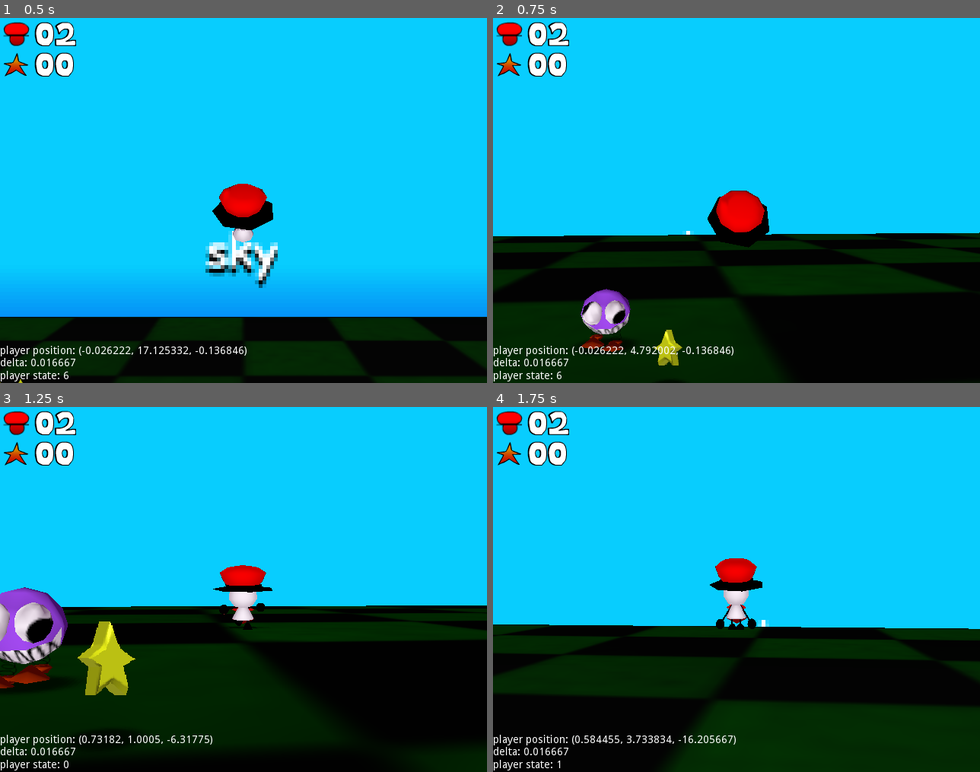
Above: before the commit, frames 1-4 (two rows, left to right).
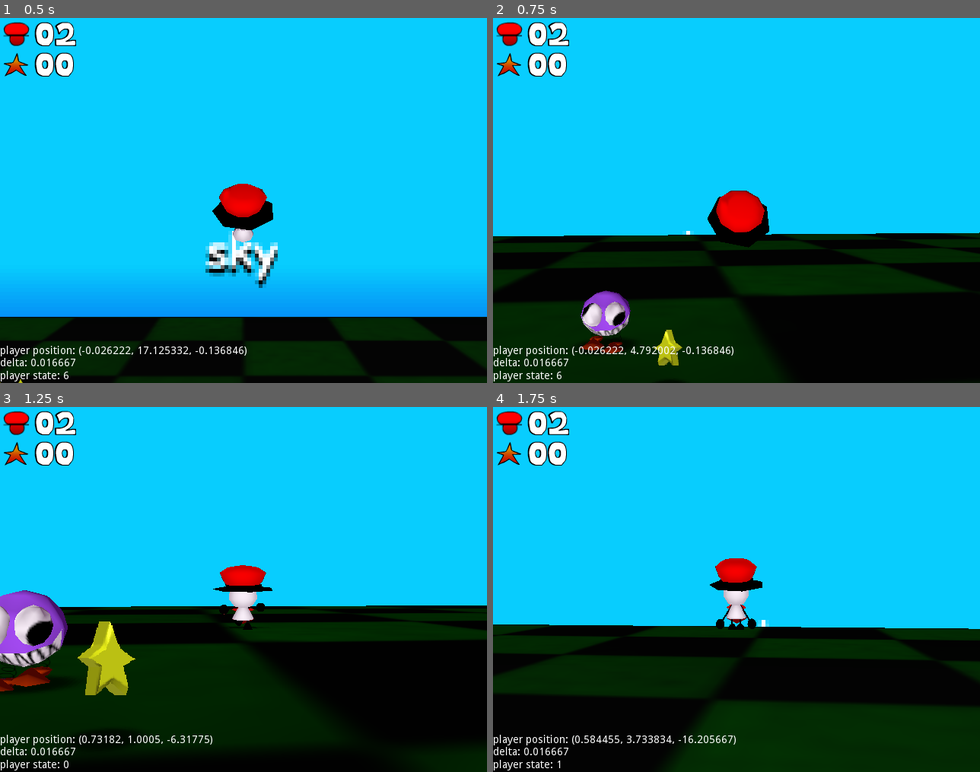
Above: after the commit, the same moments.

Repository: souperthe/Souper123-Adventure-Into-3D-LEGACY
Game: Godot game, scene res://assets/scenes/test.tscn
The game is run twice, just before and just after one commit, with the same random seed, the same clock (stepped at 60 frames per second) and the same inputs. This scene is started directly instead of the project's main scene. Sound files missing from this copy of the repository are replaced by a short silence.
Inputs (mouse positions are in pixels of both pictures, inside the frame that each line leads up to):
- Up to frame 1 (0.5 s): no input
- Up to frame 2 (0.75 s): tap Enter (ui_accept) at 0.5 s; move the mouse to (760, 200) at 0.52 s; press the mouse at (760, 200) at 0.53 s; hold W (player_up) from 0.53 s (still down)
- Up to frame 3 (1.25 s): keep holding W (player_up); tap Space (player_jump) at 0.77 s
- Up to frame 4 (1.75 s): keep holding W (player_up); move the mouse to (712, 589) at 1.27 s; release the mouse at (712, 589) at 1.28 s; right-click (712, 589) at 1.35 s; tap Space (player_jump) at 1.52 s

Frame 1 is identical in both runs. In frame 2, 0.5% of the frame differs, in the area x 17-29%, y 74-92%; in frame 3, 1.2%, in the area x 0-14%, y 49-78%; in frame 4, nothing differs.
Error in both runs: Attempt to call function 'play' in base 'null instance' on a null instance. (res://assets/scripts/test.gd:11)

Commit message:
this is the most retro game

Diff:
--- /dev/null
+++ b/3d game/assets/objects/impact.tscn
@@ -0,0 +1,26 @@
+[gd_scene load_steps=6 format=2]
+
+[ext_resource path="res://assets/scripts/sparkle.gd" type="Script" id=1]
+[ext_resource path="res://assets/images/animated/impact/impact_0002.png" type="Texture" id=2]
+[ext_resource path="res://assets/images/animated/impact/impact_0001.png" type="Texture" id=3]
+[ext_resource path="res://assets/images/animated/impact/impact_0003.png" type="Texture" id=4]
+
+[sub_resource type="SpriteFrames" id=1]
+animations = [ {
+"frames": [ ExtResource( 3 ), ExtResource( 2 ), ExtResource( 4 ) ],
+"loop": true,
+"name": "default",
+"speed": 12.0
+} ]
+
+[node name="impact" type="Spatial"]
+script = ExtResource( 1 )
+
+[node name="AnimatedSprite3D" type="AnimatedSprite3D" parent="."]
+pixel_size = 0.12
+billboard = 1
+frames = SubResource( 1 )
+frame = 2
+playing = true
+
+[connection signal="animation_finished" from="AnimatedSprite3D" to="." method="_on_AnimatedSprite3D_animation_finished"]
--- a/3d game/assets/objects/poof.tscn
+++ b/3d game/assets/objects/poof.tscn
@@ -22,20 +22,19 @@
 [sub_resource type="AudioStreamRandomPitch" id=2]
 audio_stream = ExtResource( 2 )
 
-[node name="sparkle" type="Spatial"]
+[node name="poof" type="Spatial"]
 script = ExtResource( 1 )
 
 [node name="AnimatedSprite3D" type="AnimatedSprite3D" parent="."]
 pixel_size = 0.05
 billboard = 1
 frames = SubResource( 1 )
-frame = 5
 playing = true
 
 [node name="AudioStreamPlayer3D" type="AudioStreamPlayer3D" parent="."]
 transform = Transform( 1, 0, 0, 0, 1, 0, 0, 0, 1, -0.00937271, -2.38419e-07, -0.00702453 )
 stream = SubResource( 2 )
-unit_size = 3.0
+unit_size = 25.0
 attenuation_filter_db = 0.0
 
 [connection signal="animation_finished" from="AnimatedSprite3D" to="." method="_on_AnimatedSprite3D_animation_finished"]
--- /dev/null
+++ b/3d game/assets/objects/punchsfx.tscn
@@ -0,0 +1,94 @@
+[gd_scene load_steps=14 format=2]
+
+[ext_resource path="res://assets/scripts/punchsfx.gd" type="Script" id=1]
+[ext_resource path="res://assets/sound/sfx_punch4.wav" type="AudioStream" id=2]
+[ext_resource path="res://assets/sound/sfx_punch1.wav" type="AudioStream" id=3]
+[ext_resource path="res://assets/sound/sfx_punch5.wav" type="AudioStream" id=4]
+[ext_resource path="res://assets/sound/sfx_punch2.wav" type="AudioStream" id=5]
+[ext_resource path="res://assets/sound/sfx_punch6.wav" type="AudioStream" id=6]
+[ext_resource path="res://assets/sound/sfx_punch3.wav" type="AudioStream" id=7]
+
+[sub_resource type="AudioStreamRandomPitch" id=1]
+audio_stream = ExtResource( 3 )
+
+[sub_resource type="AudioStreamRandomPitch" id=2]
+audio_stream = ExtResource( 5 )
+
+[sub_resource type="AudioStreamRandomPitch" id=3]
+audio_stream = ExtResource( 7 )
+
+[sub_resource type="AudioStreamRandomPitch" id=4]
+audio_stream = ExtResource( 2 )
+
+[sub_resource type="AudioStreamRandomPitch" id=5]
+audio_stream = ExtResource( 4 )
+
+[sub_resource type="AudioStreamRandomPitch" id=6]
+audio_stream = ExtResource( 6 )
+
+[node name="punch" type="Spatial"]
+script = ExtResource( 1 )
+
+[node name="a" type="AudioStreamPlayer3D" parent="."]
+stream = SubResource( 1 )
+attenuation_model = 1
+unit_db = -20.0
+unit_size = 50.0
+out_of_range_mode = 1
+bus = "SFX"
+attenuation_filter_cutoff_hz = 1.0
+attenuation_filter_db = 0.0
+
+[node name="b" type="AudioStreamPlayer3D" parent="."]
+stream = SubResource( 2 )
+attenuation_model = 1
+unit_db = -20.0
+unit_size = 50.0
+out_of_range_mode = 1
+bus = "SFX"
+attenuation_filter_cutoff_hz = 1.0
+attenuation_filter_db = 0.0
+
+[node name="c" type="AudioStreamPlayer3D" parent="."]
+stream = SubResource( 3 )
+attenuation_model = 1
+unit_db = -20.0
+unit_size = 50.0
+out_of_range_mode = 1
+bus = "SFX"
+attenuation_filter_cutoff_hz = 1.0
+attenuation_filter_db = 0.0
+
+[node name="d" type="AudioStreamPlayer3D" parent="."]
+stream = SubResource( 4 )
+attenuation_model = 1
+unit_db = -20.0
+unit_size = 50.0
+out_of_range_mode = 1
+bus = "SFX"
+attenuation_filter_cutoff_hz = 1.0
+attenuation_filter_db = 0.0
+
+[node name="e" type="AudioStreamPlayer3D" parent="."]
+stream = SubResource( 5 )
+attenuation_model = 1
+unit_db = -20.0
+unit_size = 50.0
+out_of_range_mode = 1
+bus = "SFX"
+attenuation_filter_cutoff_hz = 1.0
+attenuation_filter_db = 0.0
+
+[node name="f" type="AudioStreamPlayer3D" parent="."]
+stream = SubResource( 6 )
+attenuation_model = 1
+unit_db = -20.0
+unit_size = 50.0
+out_of_range_mode = 1
+bus = "SFX"
+attenuation_filter_cutoff_hz = 1.0
+attenuation_filter_db = 0.0
+
+[node name="Timer" type="Timer" parent="."]
+
+[connection signal="timeout" from="Timer" to="." method="_on_Timer_timeout"]
--- a/3d game/assets/objects/sign.tscn
+++ b/3d game/assets/objects/sign.tscn
@@ -244,7 +244,7 @@
 tracks/2/enabled = true
 tracks/2/keys = {
 "times": PoolRealArray( 0, 0.6 ),
-"transitions": PoolRealArray( 0.517633, 1 ),
+"transitions": PoolRealArray( 1.41421, 1 ),
 "update": 0,
 "values": [ -360.0, 0.0 ]
 }
--- a/3d game/assets/scenes/bob.tscn
+++ b/3d game/assets/scenes/bob.tscn
@@ -8,6 +8,7 @@
 [ext_resource path="res://assets/objects/skybox.tscn" type="PackedScene" id=6]
 [ext_resource path="res://assets/objects/sign.tscn" type="PackedScene" id=7]
 [ext_resource path="res://assets/scripts/bob.gd" type="Script" id=8]
+[ext_resource path="res://assets/objects/baddie.tscn" type="PackedScene" id=9]
 
 [node name="Spatial" type="Spatial"]
 script = ExtResource( 8 )
@@ -140,3 +141,18 @@
 transform = Transform( -1, 0, -8.74228e-08, 0, 1, 0, 8.74228e-08, 0, -1, -48, 45, -181 )
 pagestext = [ "WOAH!", "how did you find me here?", "you must be some kind of wizard!", "would you like a disc?", "i dont really care just take it" ]
 givedisc = true
+
+[node name="baddie" parent="." instance=ExtResource( 9 )]
+transform = Transform( 1, 0, 0, 0, 1, 0, 0, 0, 1, 19.2881, 1.52871, -122.097 )
+
+[node name="baddie2" parent="." instance=ExtResource( 9 )]
+transform = Transform( 1, 0, 0, 0, 1, 0, 0, 0, 1, 9.2504, -16.488, -102.339 )
+
+[node name="baddie3" parent="." instance=ExtResource( 9 )]
+transform = Transform( 1, 0, 0, 0, 1, 0, 0, 0, 1, 19.283, 3.88905, -136.813 )
+
+[node name="baddie4" parent="." instance=ExtResource( 9 )]
+transform = Transform( 1, 0, 0, 0, 1, 0, 0, 0, 1, 11.1782, 4.23729, -148.847 )
+
+[node name="baddie5" parent="." instance=ExtResource( 9 )]
+transform = Transform( 1, 0, 0, 0, 1, 0, 0, 0, 1, 24.5919, 3.9243, -152.556 )
--- a/3d game/assets/scripts/baddie.gd
+++ b/3d game/assets/scripts/baddie.gd
@@ -26,16 +26,30 @@
 	ghost.sound()
 	ghost.translation.y = self.translation.y + 1
 
+func impact():
+	var whiteflash = preload("res://assets/objects/impact.tscn")
+	var ghost: Spatial = whiteflash.instance()
+	get_tree().get_current_scene().add_child(ghost)
+	ghost.translation = self.translation
+	ghost.translation.y = self.translation.y + 1
+
 func createcoin():
 	var whiteflash = preload("res://assets/objects/PhysicsCollectable.tscn")
 	var ghost: Spatial = whiteflash.instance()
 	get_tree().get_current_scene().add_child(ghost)
-	ghost.velocity.y = 5
+	ghost.velocity.y = 8
 	ghost.velocity.x = rand_range(5,-5)
 	ghost.velocity.z = rand_range(5,-5)
 	randomize()
 	ghost.translation = self.translation
 	ghost.translation.y = self.translation.y + 1
+
+func punchsfx():
+	var whiteflash = preload("res://assets/objects/punchsfx.tscn")
+	var ghost: Spatial = whiteflash.instance()
+	get_tree().get_current_scene().add_child(ghost)
+	ghost.translation = self.translation
+	ghost.sound()
 # Declare member variables here. Examples:
 # var a = 2
 # var b = "text"
@@ -51,6 +65,10 @@
 	move_and_slide_with_snap(velocity, snapvector, Vector3.UP, true)
 	match(state):
 		states.normal:
+			if !is_on_floor():
+				velocity.y -= gravity
+			if is_on_floor():
+				velocity.y = 0
 			snapvector = Vector3.DOWN
 			animator.play("walk")
 		states.dead:
@@ -63,6 +81,9 @@
 
 func hurt():
 	if !state == states.dead:
+		translation.y += 1
+		impact()
+		punchsfx()
 		velocity.y = 15
 		state = states.dead
 	#queue_free()
--- a/3d game/assets/scripts/player.gd
+++ b/3d game/assets/scripts/player.gd
@@ -396,7 +396,7 @@
 	if body is Baddie:
 		#body.queue_free()
 		var flungvelocity = velocity.normalized()
-		var amount = 10
+		var amount = 20
 		body.velocity.x = flungvelocity.x * amount
 		body.velocity.z = flungvelocity.z * amount
 		body.model.look_at(self.translation, Vector3.UP)
--- /dev/null
+++ b/3d game/assets/scripts/punchsfx.gd
@@ -0,0 +1,36 @@
+extends Spatial
+
+var thing = 0
+var rang = RandomNumberGenerator.new()
+# Declare member variables here. Examples:
+# var a = 2
+# var b = "text"
+
+
+# Called when the node enters the scene tree for the first time.
+
+
+func sound():
+	rang.randomize()
+	thing = rang.randi_range(6,11)
+	$Timer.start()
+	if thing == 11:
+		$a.play()
+	if thing  == 10:
+		$b.play()
+	if thing  == 9:
+		$c.play()
+	if thing  == 8:
+		$d.play()
+	if thing  == 7:
+		$e.play()
+	if thing  == 6:
+		$f.play()
+
+
+
+
+
+func _on_Timer_timeout():
+	queue_free()
+	pass # Replace with function body.
--- a/3d game/assets/scripts/sparkle.gd
+++ b/3d game/assets/scripts/sparkle.gd
@@ -9,6 +9,7 @@
 # Called when the node enters the scene tree for the first time.
 func _ready():
 	$AnimatedSprite3D.play("default")
+	$AnimatedSprite3D.frame = 0
 	pass # Replace with function body.
 
 
Binary file added: 3d game/assets/images/animated/impact/impact_0001.png
Not shown, added: 3d game/assets/images/animated/impact/impact_0001.png.import
Binary file added: 3d game/assets/images/animated/impact/impact_0002.png
Not shown, added: 3d game/assets/images/animated/impact/impact_0002.png.import
Binary file added: 3d game/assets/images/animated/impact/impact_0003.png
Not shown, added: 3d game/assets/images/animated/impact/impact_0003.png.import
Binary file added: 3d game/assets/images/animated/impact/impact_0004.png
Not shown, added: 3d game/assets/images/animated/impact/impact_0004.png.import
Binary file added: 3d game/assets/images/animated/impact/impact_0005.png
Not shown, added: 3d game/assets/images/animated/impact/impact_0005.png.import
Binary file added: 3d game/assets/images/animated/impact/impact_0006.png
Not shown, added: 3d game/assets/images/animated/impact/impact_0006.png.import
(and 15 more such lines)
